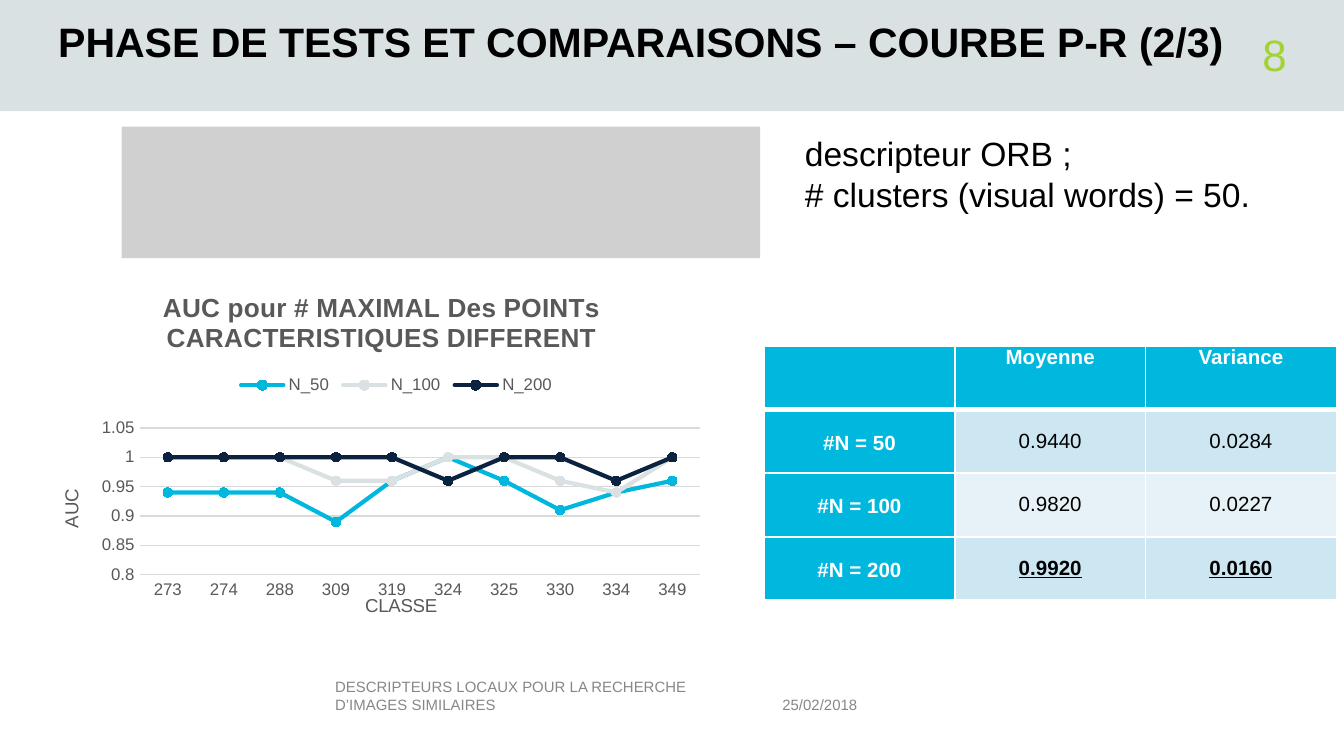
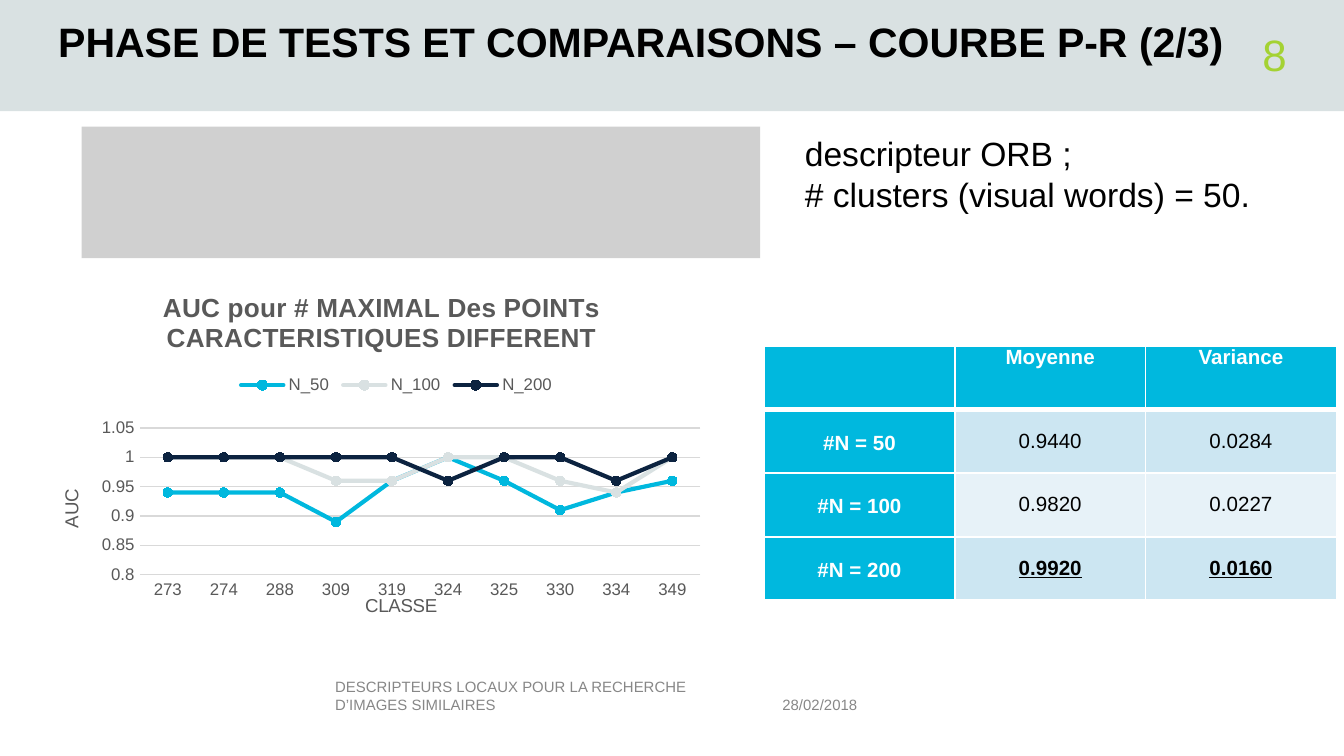
Before and after one commit to tbjszhu/516_lot1, a slide deck: slide 8 of rapport/lot1_presentation.pptx. Drawn at 1344x756 pixels with LibreOffice and Linux fonts; fonts in the diff are those of the drawing; grey boxes stand for pictures; background and template pictures are left out. Boxes give left, top, right and bottom in pixels: in the first picture for what was removed or moved away, otherwise in the second. Text is boxed around its words. In the diff, an @@ line names an element or a change of style, - is before the commit and + after.

```diff
--- a/rapport/lot1_presentation.pptx
+++ b/rapport/lot1_presentation.pptx
@@ picture: place and size @@
-picture at <box>122,126,761,258</box>
+picture at <box>82,126,761,258</box>
@@ text at <box>782,699,857,710</box>: text changed @@
-25/02/2018
+28/02/2018
```
Also in this commit, not shown: 11 other slides changed, 3 other files.
